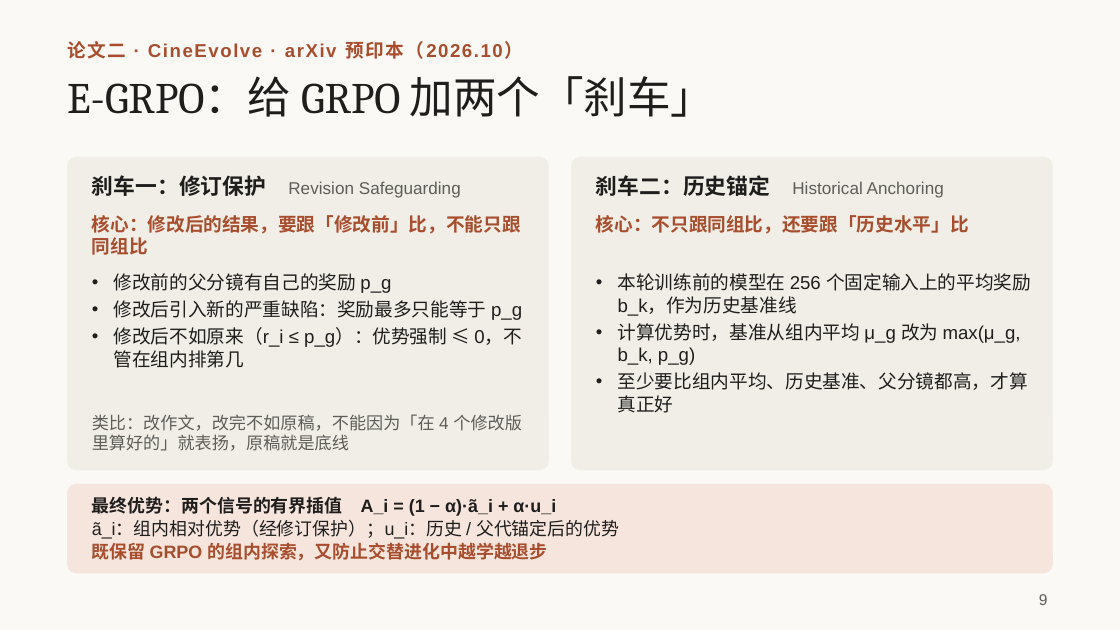
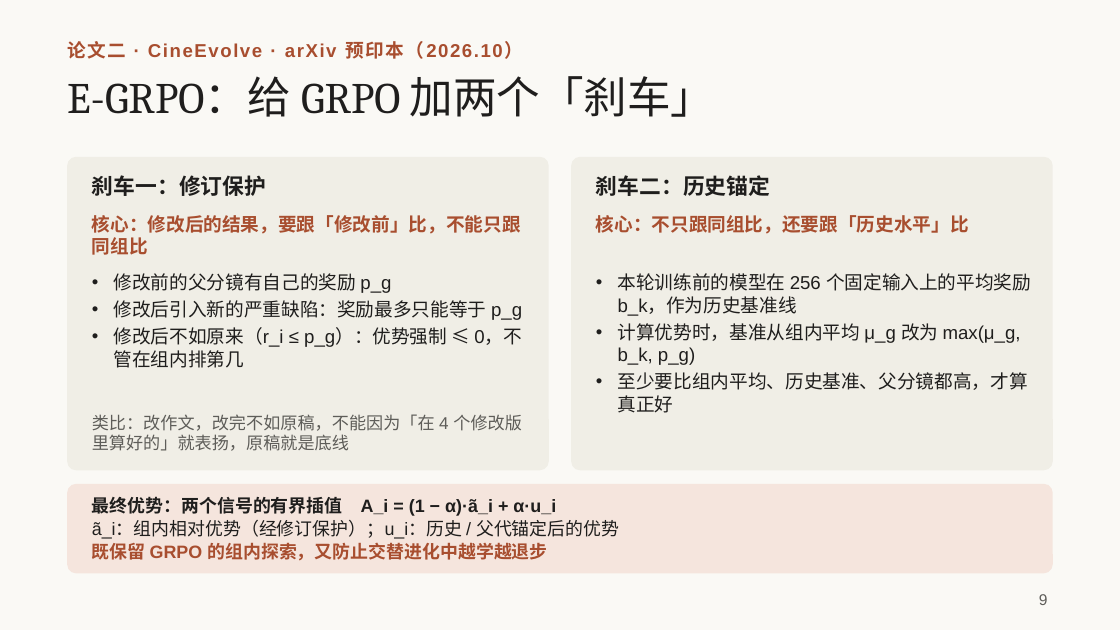
Before and after one commit to irving-2222/ICML, a slide deck: slide 9 of talk/研究分享_从多智能体协作到自进化.pptx. Drawn at 1120x630 pixels with LibreOffice and Linux fonts; fonts in the diff are those of the drawing. Boxes give left, top, right and bottom in pixels: in the first picture for what was removed or moved away, otherwise in the second. Text is boxed around its words. In the diff, an @@ line names an element or a change of style, - is before the commit and + after.

```diff
--- a/talk/研究分享_从多智能体协作到自进化.pptx
+++ b/talk/研究分享_从多智能体协作到自进化.pptx
@@ text at (x1=92, y1=175, x2=266, y2=196): text changed; size 11 to 14 pt; text colour #5E5D59 to #1F1E1D; bold on @@
-刹车一：修订保护 Revision Safeguarding
+刹车一：修订保护
@@ text at (x1=596, y1=175, x2=770, y2=196): text changed; size 11 to 14 pt; text colour #5E5D59 to #1F1E1D; bold on @@
-刹车二：历史锚定 Historical Anchoring
+刹车二：历史锚定
```
Also in this commit, not shown: 5 other slides changed, 3 slides added, 4 slides removed, 1 other file.
